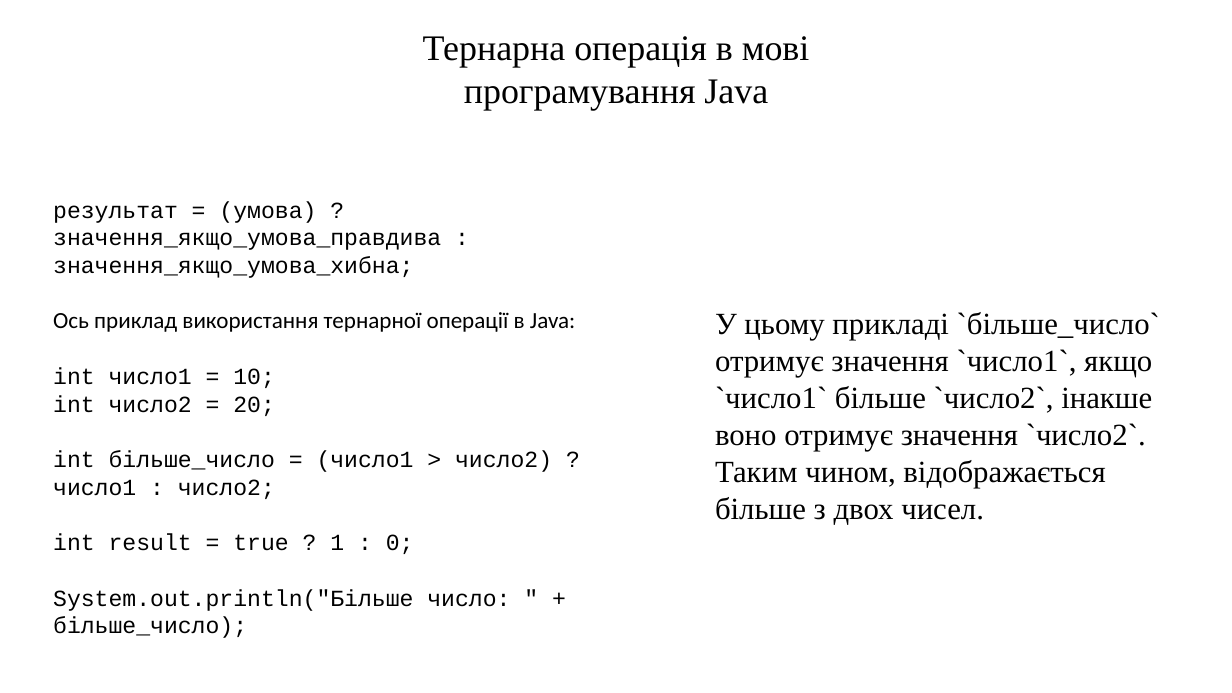
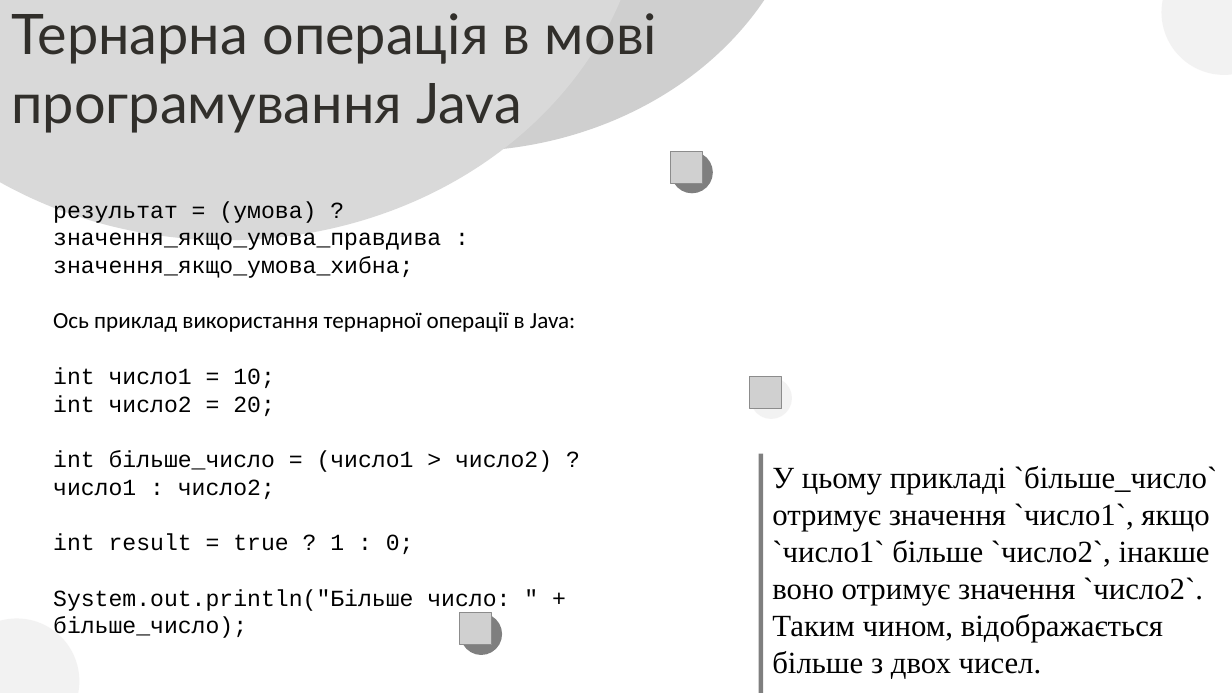
Before and after one commit to arg3ntuum/JavaCourse, a slide deck: slide 20 of Java Урок 2 Змінні. Перетворення типів. БО.pptx (slide 21 before the commit). Drawn at 1232x693 pixels with LibreOffice and Linux fonts; fonts in the diff are those of the drawing; grey boxes stand for pictures. Boxes give left, top, right and bottom in pixels: in the first picture for what was removed or moved away, otherwise in the second. Text is boxed around its words. In the diff, an @@ line names an element or a change of style, - is before the commit and + after.

Commit message:
Re designed 2 theme.

```diff
--- a/Java Урок 2 Змінні. Перетворення типів. БО.pptx
+++ b/Java Урок 2 Змінні. Перетворення типів. БО.pptx
@@ teardrop added at <box>0,0,647,240</box>, fill #D9D9D9 @@
@@ text "Тернарна операція в мові програмування ...": place and size @@
-text "Тернарна операція в мові програмування ..." at <box>423,36,810,111</box>
+text "Тернарна операція в мові програмування ..." at <box>11,13,657,133</box>
@@ text "Тернарна операція в мові програмування ..." at <box>11,13,657,133</box>: size 28 to 43.5 pt, font Times New Roman to Lato, text colour #000000 to #312F2B; alignment centre to left; line spacing 1 to 54.4pt @@
@@ teardrop added at <box>104,0,812,152</box>, fill #CFCFCF @@
@@ ellipse added at <box>671,152,713,193</box>, fill #000000 at 50% opacity @@
@@ picture added at <box>671,152,703,184</box> @@
@@ ellipse added at <box>750,377,792,419</box>, fill #E7E6E6 at 50% opacity @@
@@ picture added at <box>750,377,783,409</box> @@
@@ rectangle added at <box>759,454,763,693</box>, fill #000000 at 50% opacity @@
@@ text "У цьому прикладі `більше_число` отримує ...": place and size @@
-text "У цьому прикладі `більше_число` отримує ..." at <box>715,312,1160,525</box>
+text "У цьому прикладі `більше_число` отримує ..." at <box>772,466,1217,679</box>
@@ ellipse added at <box>460,614,502,655</box>, fill #000000 at 50% opacity @@
@@ picture added at <box>460,613,493,645</box> @@
```
Also in this commit, not shown: 18 other slides changed, 2 slides added, 3 slides removed.
